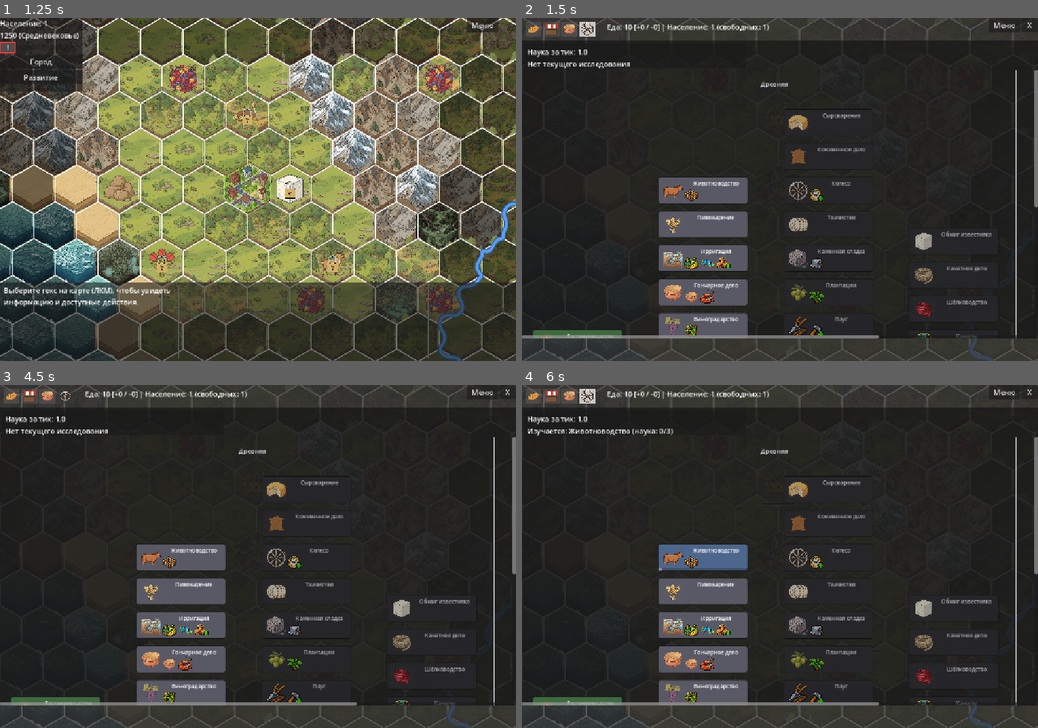
Above: before the commit, frames 1-4 (two rows, left to right).
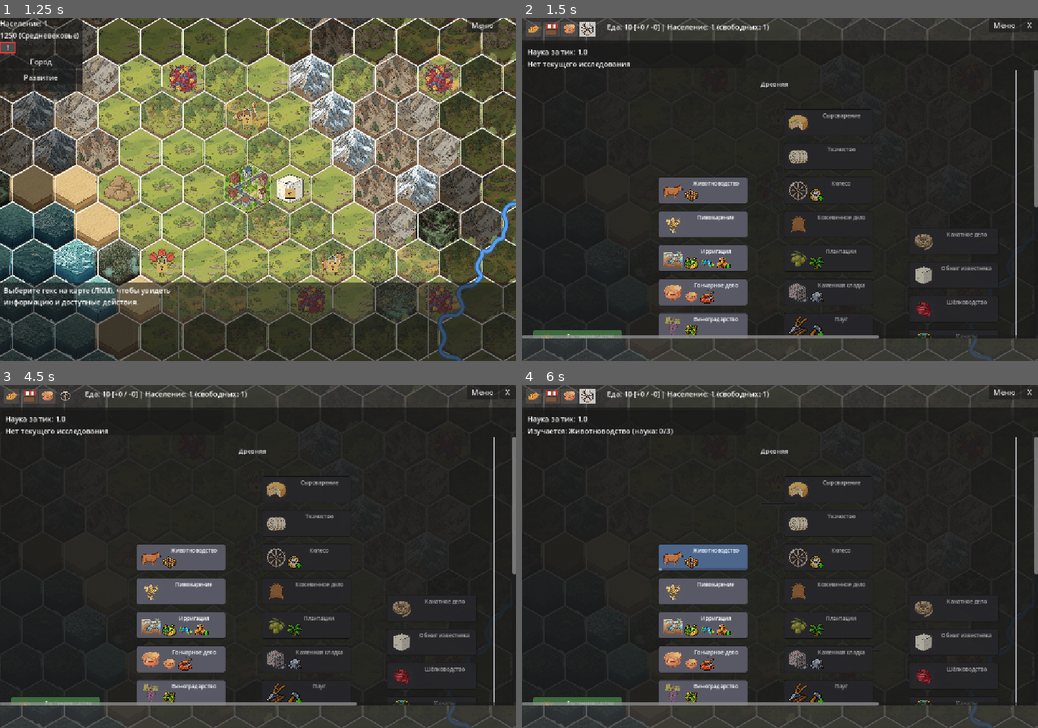
Above: after the commit, the same moments.

Repository: Night-Pryanik/The-City
Game: Godot game, scene res://scenes/main_menu.tscn
Same seed, same stepped clock (60 frames per second), same inputs: the game is played once before the commit and once after it.
Inputs (mouse positions are in pixels of both pictures, inside the frame that each line leads up to):
- Up to frame 1 (1.25 s): click "Новая игра" at 0.5 s
- Up to frame 2 (1.5 s): click (532, 48) at 1.25 s
- Up to frame 3 (4.5 s): click (10, 395) at 2 s; click (30, 395) at 2.75 s; click (46, 395) at 3.5 s; click (67, 395) at 4.25 s
- Up to frame 4 (6 s): click (578, 710) at 5.02 s; click (702, 556) at 5.77 s

Frame 1 is identical in both runs. In frame 2, 1.4% of the frame differs, in the area x 51-91%, y 37-84%; in frame 3, 1.4%; in frame 4, 1.4%.

Commit message:
Технология Математика: все операции с затратами труда на 10% быстрее
Также Календарь теперь требует Математики, а не Письменности

Diff:
--- a/data/modifiers.json
+++ b/data/modifiers.json
@@ -13,6 +13,12 @@
         "icon": "time_bonus.png",
         "name": "Снижает вклад расстояния от города в стоимость труда при строительстве улучшений на 30%",
         "modifiers": [ { "target": "improvement_distance_cost", "type": "percent", "value": -30 } ]
+      },
+      {
+        "tech_id": "mathematics",
+        "icon": "time_bonus.png",
+        "name": "Строительство: -10% к затратам труда",
+        "modifiers": [ { "target": "construction_cost", "type": "percent", "value": -10 } ]
       },
       {
         "tech_id": "irrigation",
--- a/data/technologies/antiquity.json
+++ b/data/technologies/antiquity.json
@@ -11,11 +11,21 @@
       "flavor": "Пергамент стал важным носителем информации в древнем мире."
     },
     {
+      "id": "mathematics",
+      "name": "Математика",
+      "era": "antiquity",
+      "science_cost": 4.0,
+      "prerequisites": [ [ "writing" ] ],
+      "icon": "mathematics.png",
+      "description": "-10% к затратам труда на строительство.",
+      "flavor": "Древние цивилизации умели считать, но именно сейчас знания перешли от простых рецептов к строгим доказательствам. Геометрия и абстрактные вычисления позволили не просто наблюдать за миром, а рассчитывать его: от формы зубьев колеса до движения звёзд."
+    },
+    {
       "id": "calendar",
       "name": "Календарь",
       "era": "antiquity",
       "science_cost": 5.0,
-      "prerequisites": [ [ "writing", "plantations" ] ],
+      "prerequisites": [ [ "mathematics", "plantations" ] ],
       "icon": "calendar.png",
       "description": "+30% к производству ресурсов на плантациях.",
       "flavor": "Хотя люди отслеживали смену сезонов с древнейших времён, именно сейчас календарь стал стандартизированным инструментом управления: точное планирование посева, обрезки и сбора урожая позволило плантациям раскрыть свой полный потенциал."
--- a/scripts/build_manager.gd
+++ b/scripts/build_manager.gd
@@ -191,6 +191,11 @@
             building_name = b.get("name", building_id)
             break
 
+    # Модификаторы технологий (target = "construction_cost", см. data/modifiers.json)
+    # снижают стоимость стройки зданий так же, как и улучшений.
+    if work_cost > 0:
+        work_cost = int(ceil(float(work_cost) * MapHelpers.get_construction_cost_mult()))
+
     if work_cost <= 0:
         emit_signal("build_building_completed", building_id, "")
         return ""
--- a/scripts/buildings_tab.gd
+++ b/scripts/buildings_tab.gd
@@ -552,9 +552,11 @@
     var has_costs := false
     var work_cost = bdata.get("work_cost", 0)
     if work_cost > 0:
+        # Стоимость с учётом модификаторов технологий (target = "construction_cost").
+        var actual_work_cost = int(ceil(float(work_cost) * MapHelpers.get_construction_cost_mult()))
         var labor = CityData.get_total_labor()
-        var build_time = work_cost / max(1.0, labor)
-        content.add_child(_make_bullet_row("•", "Труд: %d (%.0f сек)" % [int(work_cost), build_time]))
+        var build_time = actual_work_cost / max(1.0, labor)
+        content.add_child(_make_bullet_row("•", "Труд: %d (%.0f сек)" % [actual_work_cost, build_time]))
         has_costs = true
 
     if bdata.has("additional_cost"):
@@ -641,9 +643,10 @@
 
     # Если это здание с стоимостью в труде - показываем сообщение о начале стройки
     if work_cost > 0 and ui_helpers:
+        var actual_work_cost = int(ceil(float(work_cost) * MapHelpers.get_construction_cost_mult()))
         var labor = CityData.get_total_labor()
-        var build_time = work_cost / max(1.0, labor)
-        ui_helpers.set_message("Начато строительство %s (%.0f труда, %.0f сек)" % [bdata.get("name", selected_building_id), work_cost, build_time])
+        var build_time = actual_work_cost / max(1.0, labor)
+        ui_helpers.set_message("Начато строительство %s (%.0f труда, %.0f сек)" % [bdata.get("name", selected_building_id), actual_work_cost, build_time])
 
 # Очищает список рецептов
 func _has_active_building_construction() -> bool:
--- a/scripts/city_ui.gd
+++ b/scripts/city_ui.gd
@@ -332,6 +332,8 @@
                         break
                 if bdata:
                     var work_cost = bdata.get("work_cost", 0)
+                    if work_cost > 0:
+                        work_cost = int(ceil(float(work_cost) * MapHelpers.get_construction_cost_mult()))
                     var labor = CityData.get_total_labor()
                     if work_cost > 0:
                         var build_time = work_cost / max(1.0, labor)
--- a/scripts/control_panel.gd
+++ b/scripts/control_panel.gd
@@ -1091,6 +1091,15 @@
     dist_label.add_theme_color_override("font_color", Color(0.7, 0.9, 0.7))
     _preview_container.add_child(dist_label)
 
+    var const_label = Label.new()
+    if cost_data.has("construction_tech_mult") and cost_data["construction_tech_mult"] != 1.0:
+        const_label.text = " Технологии строительства: ×%.2f" % cost_data["construction_tech_mult"]
+    else:
+        const_label.text = " Технологии строительства: ×1.00"
+    const_label.autowrap_mode = TextServer.AUTOWRAP_WORD_SMART
+    const_label.add_theme_color_override("font_color", Color(0.7, 0.9, 0.7))
+    _preview_container.add_child(const_label)
+
     var total_label = Label.new()
     total_label.text = " Итого: %d труда" % cost_data["cost"]
     total_label.autowrap_mode = TextServer.AUTOWRAP_WORD_SMART
--- a/scripts/expansion_manager.gd
+++ b/scripts/expansion_manager.gd
@@ -37,7 +37,9 @@
     var base_cost = 2
     if GameData.terrains.has(terrain_id):
         base_cost = GameData.terrains[terrain_id].get("expansion_cost", 2)
-    return int(base_cost)
+    # Модификаторы технологий (target = "construction_cost", см. data/modifiers.json)
+    # также снижают стоимость освоения территории (труд накапливается через стройку).
+    return int(ceil(float(base_cost) * MapHelpers.get_construction_cost_mult()))
 
 # Возвращает чанк (список гексов), который включает стартовый гекс.
 # Чанк однороден по статусу исследования: если стартовый гекс не исследован,
--- a/scripts/map_helpers.gd
+++ b/scripts/map_helpers.gd
@@ -1,4 +1,24 @@
 class_name MapHelpers
+
+## Возвращает общий множитель стоимости строительства от изученных технологий.
+## Читает data/modifiers.json, блок "tech_modifiers", target = "construction_cost"
+## (например, «Математика» снижает стоимость строительства на 10%).
+## Значение value интерпретируется как процент: -10 → множитель 0.9.
+## Множители от разных технологий перемножаются.
+static func get_construction_cost_mult() -> float:
+    var construction_tech_mult := 1.0
+    for tm in GameData.modifiers.get("tech_modifiers", []):
+        var tech_id = tm.get("tech_id", "")
+        if tech_id == "" or not CityData.is_tech_unlocked(tech_id):
+            continue
+        for mod in tm.get("modifiers", []):
+            if mod.get("target", "") != "construction_cost":
+                continue
+            if mod.get("type", "percent") != "percent":
+                continue
+            var value = float(mod.get("value", 0))
+            construction_tech_mult *= 1.0 + value / 100.0
+    return construction_tech_mult
 
 ## Возвращает фактическую стоимость труда для постройки улучшения imp_id на гексе (row, col).
 ## Стоимость зависит от базового work_cost улучшения, типа местности (move_cost) и
@@ -60,7 +80,7 @@
     var distance_mult_base := 1.0 + float(distance) * 0.25
     var distance_mult := 1.0 + float(distance) * 0.25 * distance_tech_mult
 
-    var final_cost := int(ceil(base_cost * terrain_mult * distance_mult))
+    var final_cost := int(ceil(base_cost * terrain_mult * distance_mult * get_construction_cost_mult()))
 
     return {
         "cost": final_cost,
@@ -72,7 +92,8 @@
         "distance": distance,
         "distance_mult_base": distance_mult_base,
         "distance_tech_mult": distance_tech_mult,
-        "distance_mult": distance_mult
+        "distance_mult": distance_mult,
+        "construction_tech_mult": get_construction_cost_mult()
     }
 
 ## --- Лесная делянка (lumberjack_hut) ---
Binary file added: icons/tech/mathematics.png
